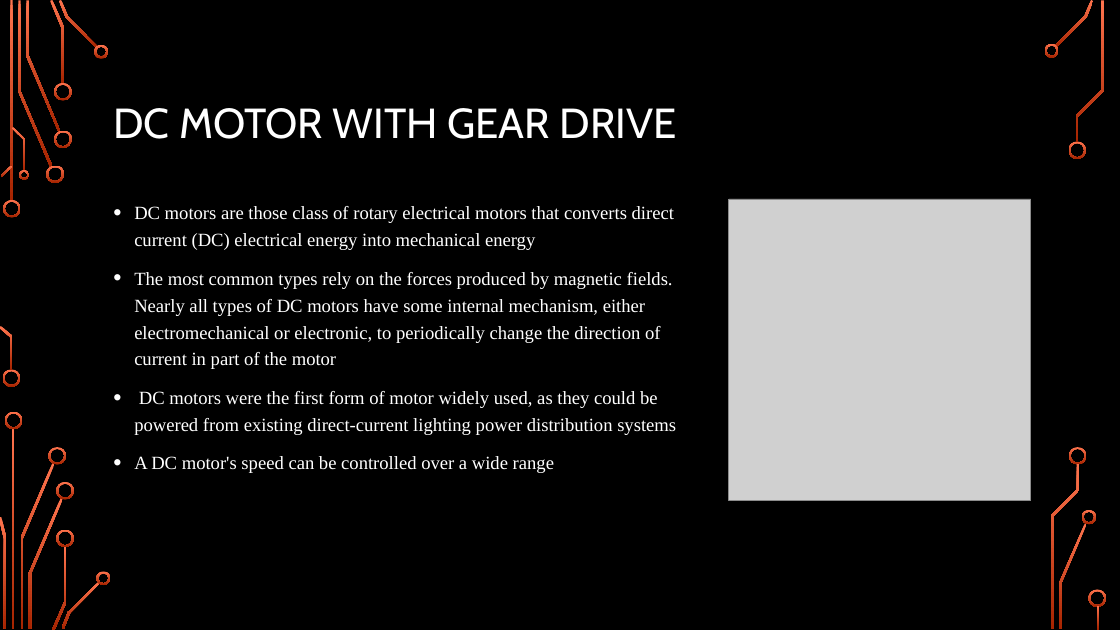
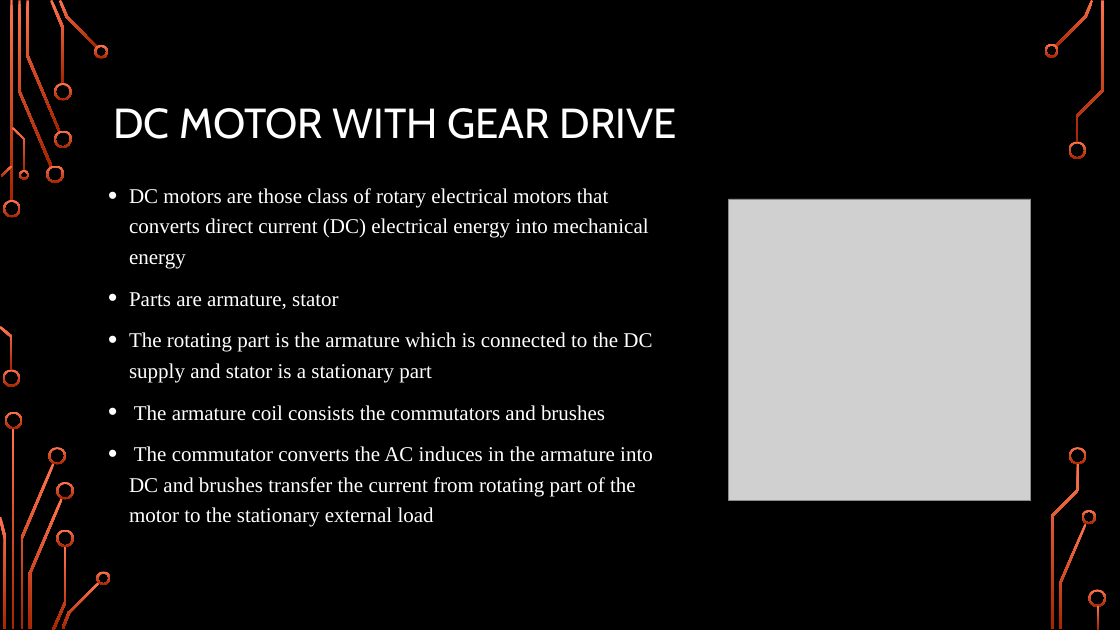
Before and after one commit to ChethanPutran/Obstacle-Avoiding-Robot, a slide deck: slide 6 of Obstacle Avoiding Robot.pptx (slide 5 before the commit). Drawn at 1120x630 pixels with LibreOffice and Linux fonts; fonts in the diff are those of the drawing; grey boxes stand for pictures; background and template pictures are left out. Boxes give left, top, right and bottom in pixels: in the first picture for what was removed or moved away, otherwise in the second. Text is boxed around its words. In the diff, an @@ line names an element or a change of style, - is before the commit and + after.

```diff
--- a/Obstacle Avoiding Robot.pptx
+++ b/Obstacle Avoiding Robot.pptx
@@ text "DC motors are those class ...": place and size @@
-text "DC motors are those class ..." at (134, 206, 676, 473)
+text "DC motors are those class ..." at (129, 188, 653, 527)
@@ text at (129, 188, 648, 268): size 16 to 18 pt in "DC motors are those class of rotary ..." @@
@@ text at (129, 292, 653, 527): text changed; size 16 to 18 pt @@
-• The most common types rely on the forces produced by magnetic fields. Nearly all types of DC motors have some internal mechanism, either electromechanical or electronic, to periodically change the direction of current in part of the motor
-• DC motors were the first form of motor widely used, as they could be powered from existing direct-current lighting power distribution systems
-• A DC motor's speed can be controlled over a wide range
+• Parts are armature, stator
+• The rotating part is the armature which is connected to the DC supply and stator is a stationary part
+• The armature coil consists the commutators and brushes
+• The commutator converts the AC induces in the armature into DC and brushes transfer the current from rotating part of the motor to the stationary external load
```
Also in this commit, not shown: 6 other slides changed, 2 slides added, 1 slide removed, 35 other files.
